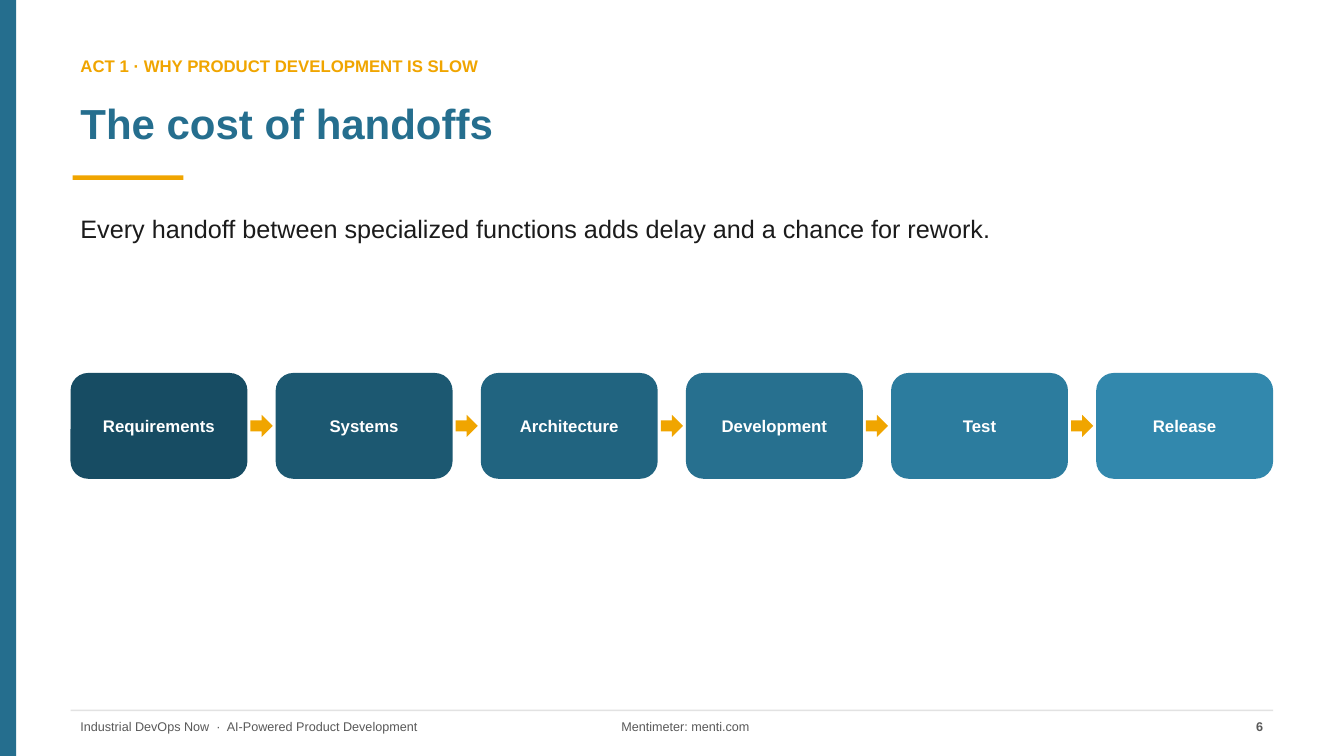
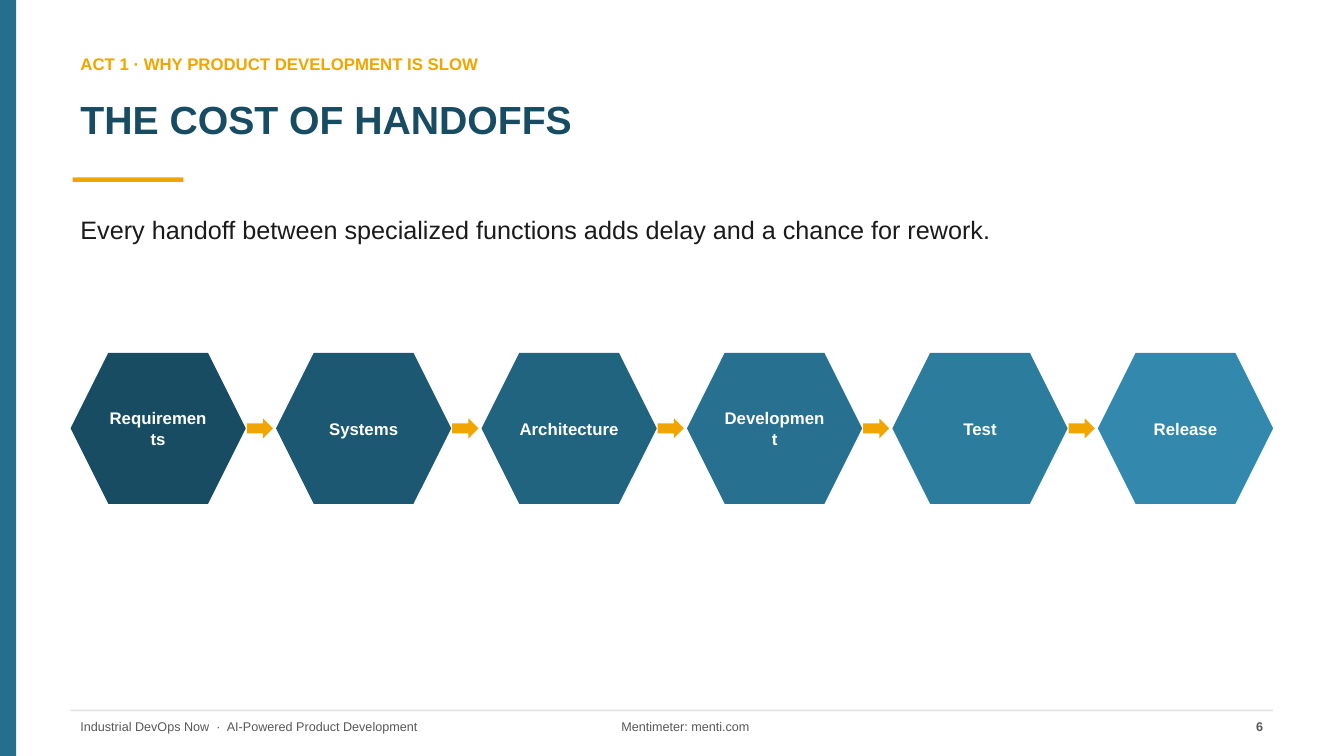
Before and after one commit to rockinryeman/SDLC-Workshop, a slide deck: slide 6 of dms-workshop/AI-Powered-Product-Development_DMS.pptx. Drawn at 1344x756 pixels with LibreOffice and Linux fonts; fonts in the diff are those of the drawing. Boxes give left, top, right and bottom in pixels: in the first picture for what was removed or moved away, otherwise in the second. Text is boxed around its words. In the diff, an @@ line names an element or a change of style, - is before the commit and + after.

```diff
--- a/dms-workshop/AI-Powered-Product-Development_DMS.pptx
+++ b/dms-workshop/AI-Powered-Product-Development_DMS.pptx
@@ text at box(80, 106, 571, 135): text changed; size 30 to 28 pt; text colour #256E8E to #174C63 @@
-The cost of handoffs
+THE COST OF HANDOFFS
@@ hexagon "Requirements": place and size @@
-hexagon "Requirements" at box(71, 373, 247, 479)
+hexagon "Requirements" at box(71, 353, 246, 504)
@@ hexagon "Systems": place and size @@
-hexagon "Systems" at box(275, 373, 452, 479)
+hexagon "Systems" at box(276, 353, 452, 504)
@@ hexagon "Architecture": place and size @@
-hexagon "Architecture" at box(481, 373, 657, 479)
+hexagon "Architecture" at box(482, 353, 657, 504)
@@ rounded rectangle to hexagon in 6 elements at box(71, 353, 246, 504), box(276, 353, 452, 504), box(482, 353, 657, 504), box(892, 353, 1068, 504), box(1098, 353, 1273, 504), box(688, 353, 863, 504) @@
@@ hexagon "Development": place and size @@
-hexagon "Development" at box(686, 373, 862, 479)
+hexagon "Development" at box(688, 353, 863, 504)
@@ hexagon "Test": place and size @@
-hexagon "Test" at box(891, 373, 1068, 479)
+hexagon "Test" at box(892, 353, 1068, 504)
@@ hexagon "Release": place and size @@
-hexagon "Release" at box(1097, 373, 1273, 479)
+hexagon "Release" at box(1098, 353, 1273, 504)
```
Also in this commit, not shown: 20 other slides changed, 4 other files.
